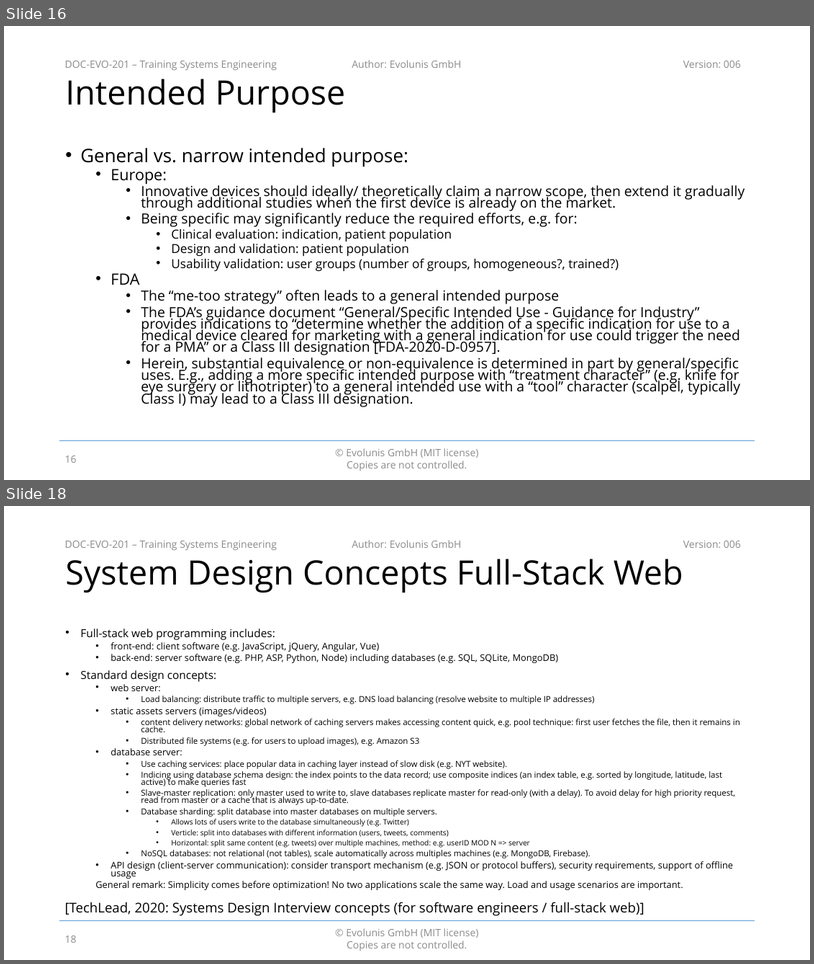
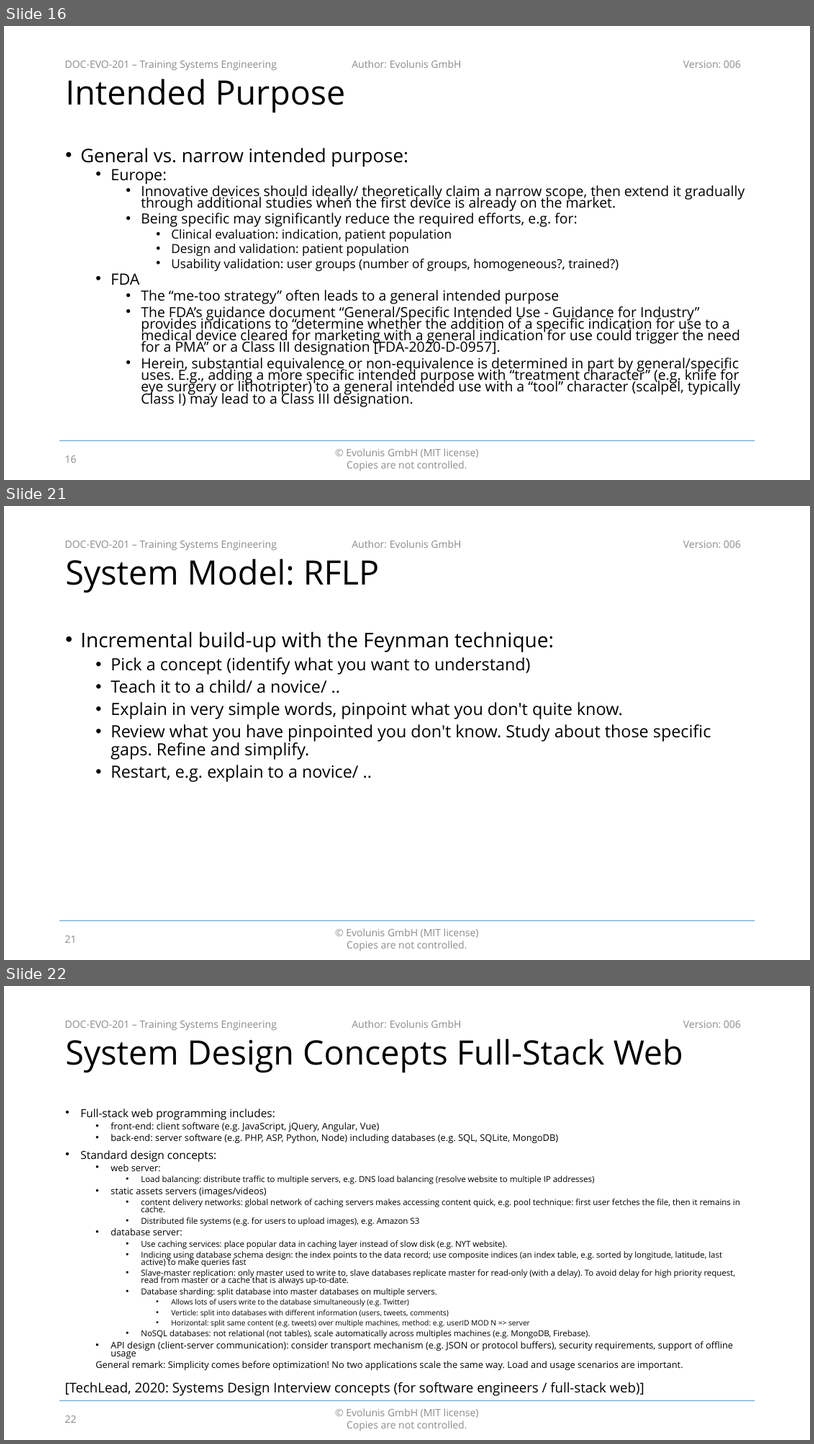
Before and after one commit to evolunis/openQMS, a slide deck: 2. Design and Development/DOC-201 - Training Systems Engineering.pptx. Shown one above the other, each under a label of ours: slides 16 and 18 before the commit, slides 16, 21 and 22 after it; the slides between them are not shown. The pictures are 814x964 and 814x1444 pixels, drawn with LibreOffice and Linux fonts; fonts in the diff are those of the drawing; background and template pictures are left out. Boxes give left, top, right and bottom in pixels: in the first picture for what was removed or moved away, otherwise in the second. Text is boxed around its words. In the diff, an @@ line names an element or a change of style, - is before the commit and + after.

```diff
--- a/2. Design and Development/DOC-201 - Training Systems Engineering.pptx
+++ b/2. Design and Development/DOC-201 - Training Systems Engineering.pptx
@@ slide 21 added at box(4, 506, 810, 960), background #FFFFFF; not listed: 5 template elements that a slide beside it also shows @@
@@ title added at box(65, 559, 379, 593), 40 pt, text #000000 @@
+System Model: RFLP
@@ text added at box(80, 631, 712, 782), 20 pt, text #000000 @@
+• Incremental build-up with the Feynman technique:
+  • Pick a concept (identify what you want to understand)
+  • Teach it to a child/ a novice/ ..
+  • Explain in very simple words, pinpoint what you don't quite know.
+  • Review what you have pinpointed you don't know. Study about those specific gaps. Refine and simplify.
+  • Restart, e.g. explain to a novice/ ..
@@ page number added at box(65, 935, 77, 942), 12 pt, text #8C8C8C @@
+21
@@ what was slide 18 is now slide 22 @@
@@ page number at box(65, 1415, 77, 1422): text changed @@
-18
+22
```
Also in this commit, not shown: 2 slides changed, 3 other slides added.
